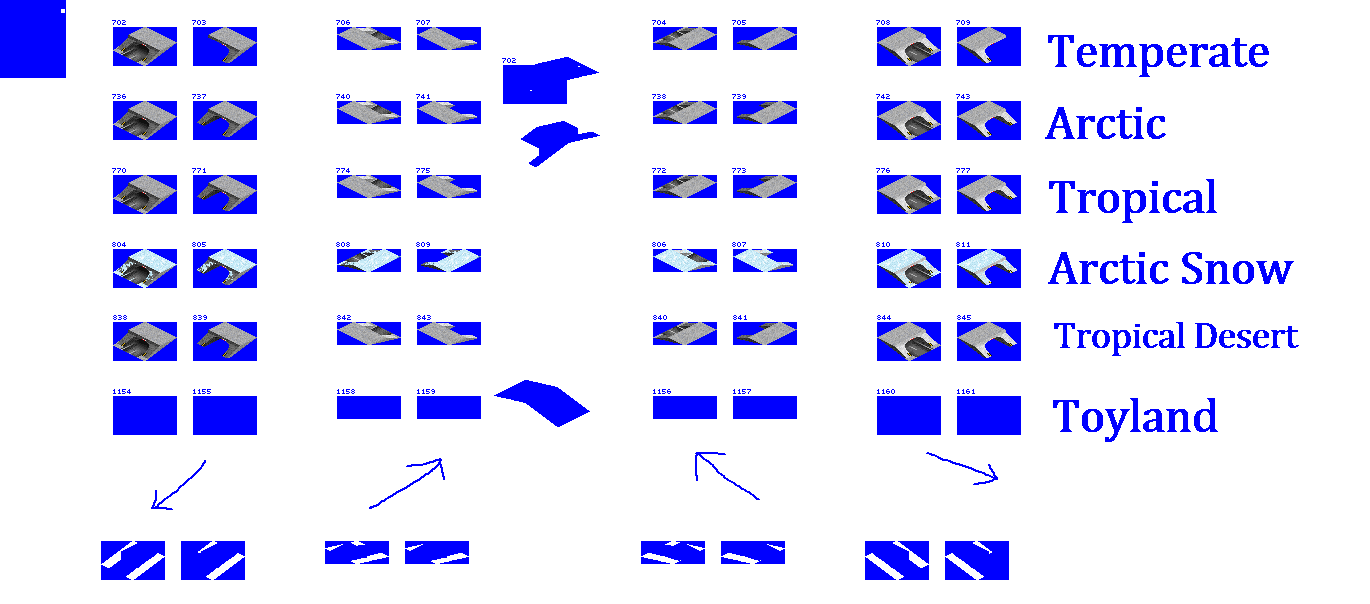
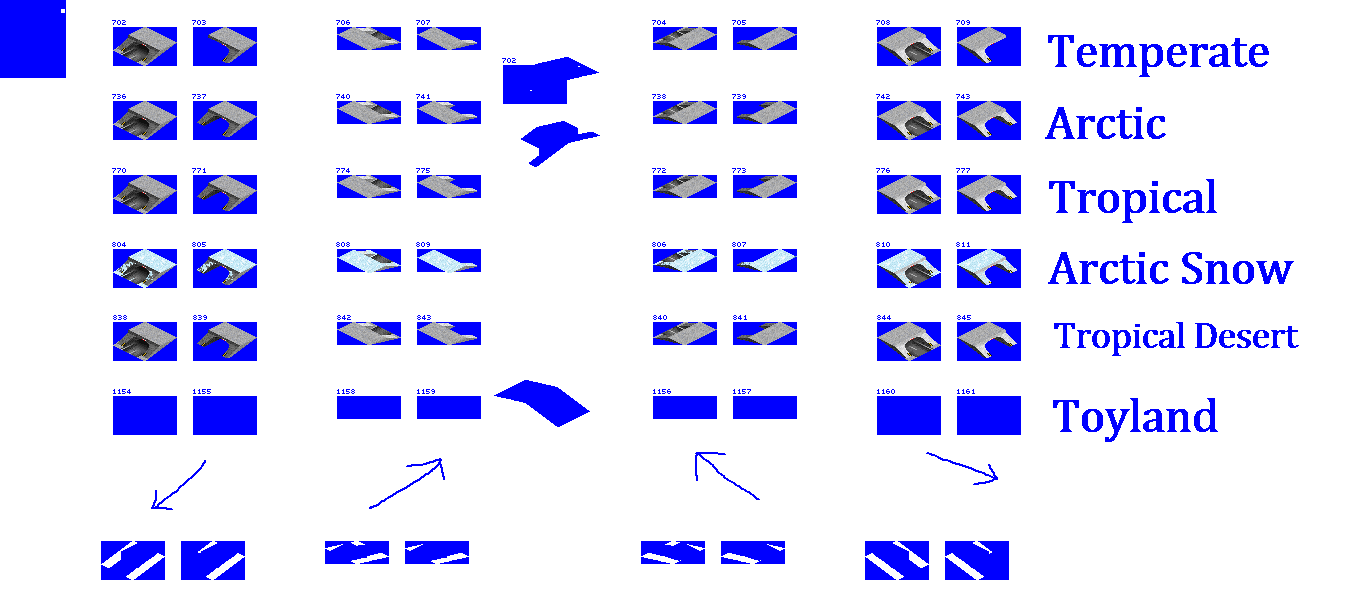
Revision of a layered 1370 x 604 image; what changed, layer by layer:
painted on "Pasted Layer" over [337, 249, 797, 273]
